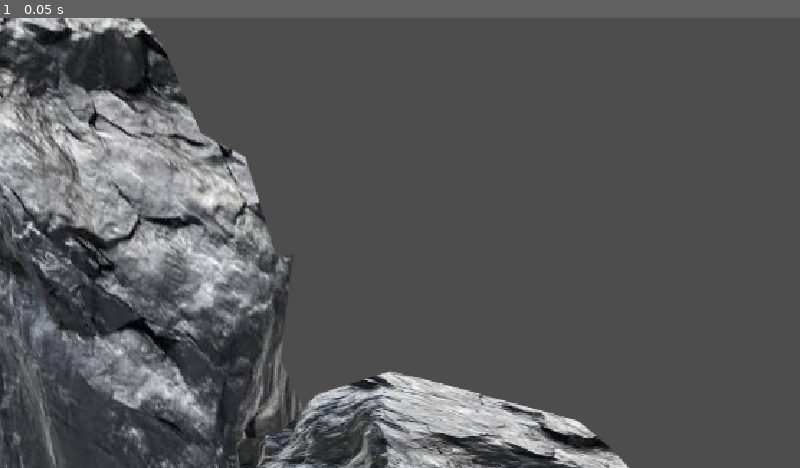
Above: before the commit, frame 1.
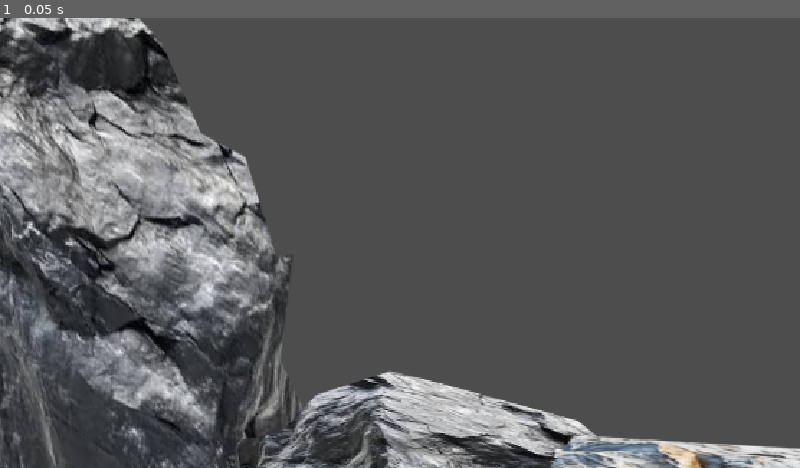
Above: after the commit, the same moment.

Repository: Integer-studio/hcgamejam-26
Game: Godot game, scene res://main.tscn
The game is run twice, just before and just after one commit, with the same random seed, the same clock (stepped at 60 frames per second) and the same inputs.
Inputs:
- Up to frame 1 (0.05 s): no input

The runs differ from the first frame. In frame 1, 1.6% of the frame differs, in the area x 68-100%, y 92-100%.

Commit message:
1st part

Diff:
--- a/main.tscn
+++ b/main.tscn
@@ -1,15 +1,46 @@
 [gd_scene format=3 uid="uid://crwnfk8rpr3f1"]
 
+[ext_resource type="PackedScene" uid="uid://dp74fl11w8rcb" path="res://assets/fg/scenes/rock2.tscn" id="2_7mycd"]
 [ext_resource type="PackedScene" uid="uid://de84uoow7by6v" path="res://assets/fg/scenes/rock1.tscn" id="2_h2yge"]
+[ext_resource type="PackedScene" uid="uid://cduefbjv0qnxn" path="res://assets/fg/scenes/chaozz.tscn" id="3_272bh"]
+[ext_resource type="PackedScene" uid="uid://cyf2bbvegh5a1" path="res://assets/fg/scenes/lilek.tscn" id="4_5vw27"]
+[ext_resource type="PackedScene" uid="uid://70jvn6ol2flq" path="res://assets/fg/scenes/snek.tscn" id="5_kek77"]
+[ext_resource type="PackedScene" uid="uid://cbothmhpcj7cv" path="res://assets/fg/scenes/cedule.tscn" id="6_4c57u"]
 
 [node name="Main" type="Node2D" unique_id=2063578211]
 
 [node name="Rock2" parent="." unique_id=1000638153 instance=ExtResource("2_h2yge")]
+position = Vector2(-518.00006, -2013)
+rotation = -0.12730369
+scale = Vector2(2.7142067, 15.736229)
+
+[node name="Rock4" parent="." unique_id=215727371 instance=ExtResource("2_h2yge")]
 position = Vector2(128, 427)
 rotation = -0.40830535
-scale = Vector2(1.5446235, 2.901893)
+scale = Vector2(1.5446235, 2.9018927)
 
 [node name="Rock1" parent="." unique_id=203029634 instance=ExtResource("2_h2yge")]
 position = Vector2(603, 745)
 rotation = 0.15762077
 scale = Vector2(1.9797872, 1.0473214)
+
+[node name="Rock3" parent="." unique_id=1050046009 instance=ExtResource("2_7mycd")]
+position = Vector2(1290, 736)
+scale = Vector2(2.7898853, 0.9675196)
+
+[node name="Chaozz" parent="." unique_id=908453492 instance=ExtResource("3_272bh")]
+position = Vector2(2965, 179)
+scale = Vector2(1.9114898, 2.1422527)
+
+[node name="Lilek" parent="." unique_id=1680965395 instance=ExtResource("4_5vw27")]
+position = Vector2(2513.9998, 302.00003)
+scale = Vector2(3.3669639, 2.5282369)
+
+[node name="Snek" parent="." unique_id=1799481394 instance=ExtResource("5_kek77")]
+position = Vector2(1946.0001, 559)
+scale = Vector2(2.88276, 2.693671)
+
+[node name="Cedule" parent="." unique_id=1734713800 instance=ExtResource("6_4c57u")]
+position = Vector2(2904.9998, -290.9999)
+rotation = 0.4750663
+scale = Vector2(0.5836096, 0.57452)
Not shown, added: assets/fg/imgs/cesar.png.import
